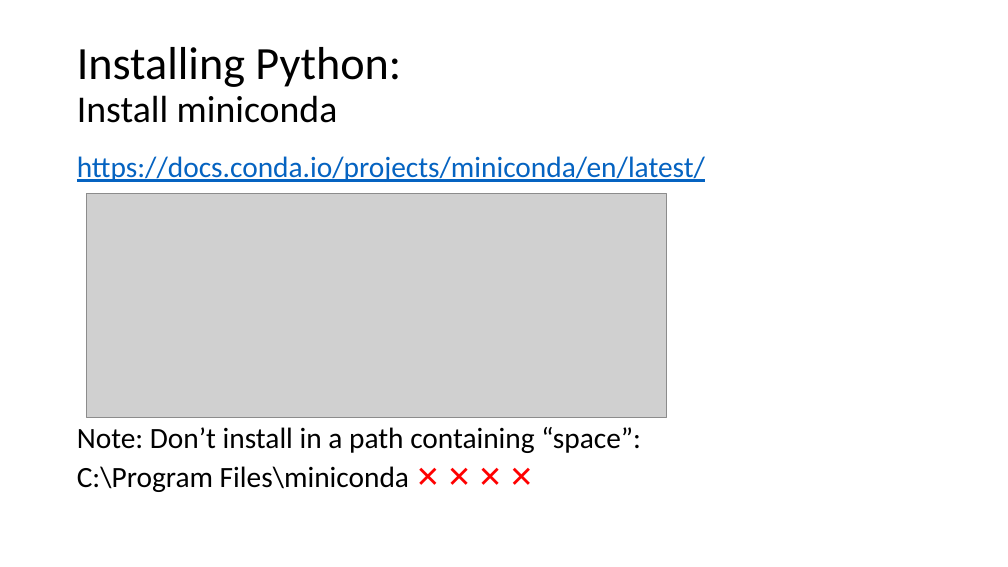
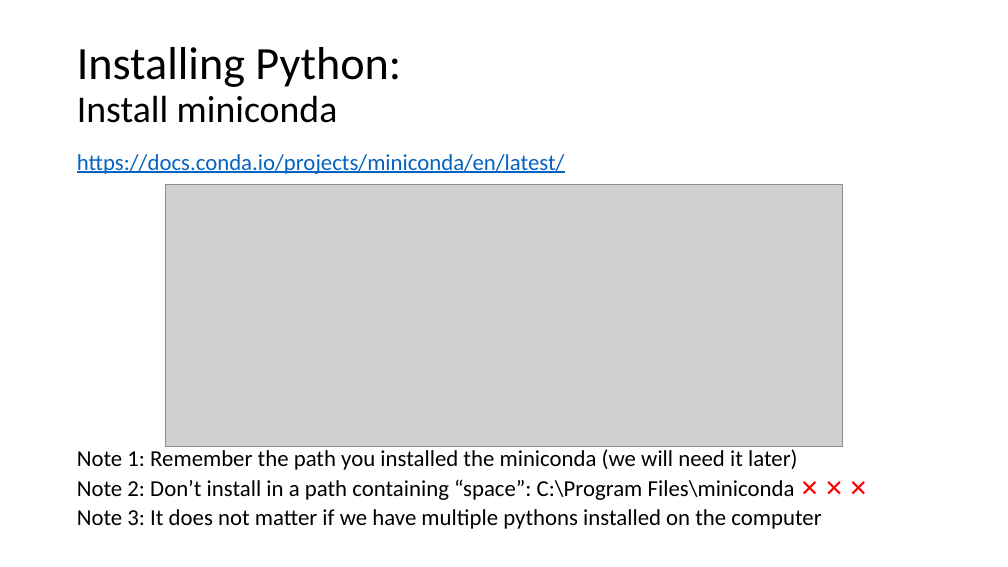
Before and after one commit to jjahanip/BIOF063, a slide deck: slide 10 of day_1/day_1.pptx. Drawn at 1008x567 pixels with LibreOffice and Linux fonts; fonts in the diff are those of the drawing; grey boxes stand for pictures. Boxes give left, top, right and bottom in pixels: in the first picture for what was removed or moved away, otherwise in the second. Text is boxed around its words. In the diff, an @@ line names an element or a change of style, - is before the commit and + after.

```diff
--- a/day_1/day_1.pptx
+++ b/day_1/day_1.pptx
@@ text at (77, 154, 565, 174): size 28 to 21.7 pt in "https://docs.conda.io/projects/miniconda/en/latest/"; line spacing 0.8 to 0.7 @@
@@ picture: place and size @@
-picture at (86, 194, 666, 418)
+picture at (166, 185, 843, 446)
@@ text at (77, 449, 821, 529): text changed; size 28 to 21.7 pt @@
-Note: Don’t install in a path containing “space”:
-C:\Program Files\miniconda ✕ ✕ ✕ ✕
+Note 1: Remember the path you installed the miniconda (we will need it later)
+Note 2: Don’t install in a path containing “space”: C:\Program Files\miniconda ✕ ✕ ✕
+Note 3: It does not matter if we have multiple pythons installed on the computer
```
Also in this commit, not shown: 5 other slides changed, 4 slides added, 2 slides removed, 3 other files.
